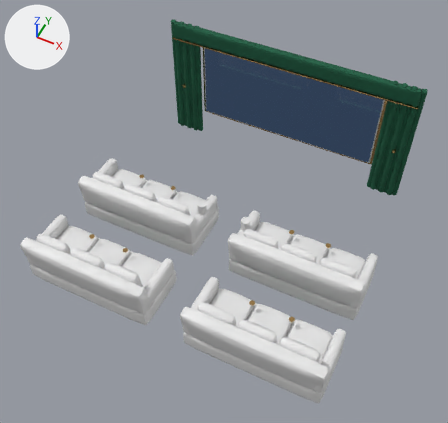
What one commit did to the glTF model Modeles/Etage/Etage09_Cinema.glb.
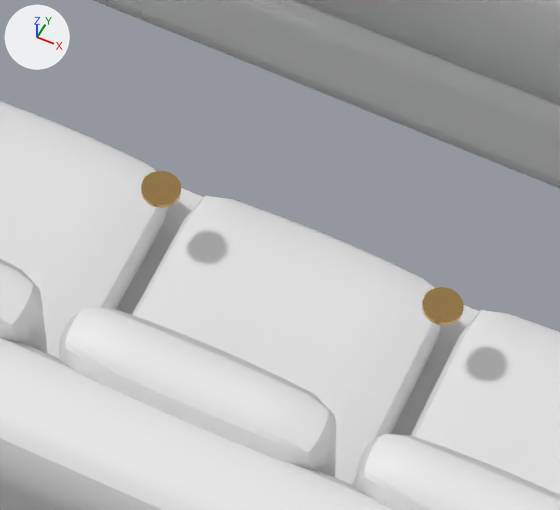
The first picture shows the older version from a 50 mm camera at (2.87, 1.13, 11.72) aimed at (0.02, 6.84, 4.59). The close-ups show the older and then the newer version on the part from 51% to 69% of the width and 65% to 82% of the height of that picture. Only the edits that show in the close-ups are written down. Arrows for +X, +Y and +Z are at upper left; the lights stay in place. Vertices at exactly the same position are counted once.

The older version as bpy lines, for what is in view:
```python
me_e09_canapecinema_2 = bpy.data.meshes.new('E09_CanapeCinema_2')
me_e09_canapecinema_2.from_pydata(...)  # 4154 vertices, 8256 faces; spans x 0.3..2.4, y 6.32..7.34, z 3.76..4.67
# faces by material slot: [3072, 4608, 192, 192, 192]
me_e09_canapecinema_2.materials.append(mat_cuircreme)  # its picture is missing
me_e09_canapecinema_2.materials.append(mat_cuircapitonnecreme)  # its picture is missing
me_e09_canapecinema_2.materials.append(mat_orchampagne)  # picture img_image_0
me_e09_canapecinema_2.materials.append(mat_laquenoire)  # its picture is missing
me_e09_canapecinema_2.materials.append(mat_neonvert)  # its picture is missing
me_e09_canapecinema_4 = bpy.data.meshes.new('E09_CanapeCinema_4')
me_e09_canapecinema_4.from_pydata(...)  # 4154 vertices, 8256 faces; spans x 0.3..2.4, y 4.87..5.89, z 3.76..4.67
# faces by material slot: [3072, 4608, 192, 192, 192]
me_e09_canapecinema_4.materials.append(mat_cuircreme)  # its picture is missing
me_e09_canapecinema_4.materials.append(mat_cuircapitonnecreme)  # its picture is missing
me_e09_canapecinema_4.materials.append(mat_orchampagne)  # picture img_image_0
me_e09_canapecinema_4.materials.append(mat_laquenoire)  # its picture is missing
me_e09_canapecinema_4.materials.append(mat_neonvert)  # its picture is missing
ob_e09_canapecinema_2 = bpy.data.objects.new('E09_CanapeCinema_2', me_e09_canapecinema_2)
ob_e09_canapecinema_2.location = (0.0, 0.0, 0.0)
ob_e09_canapecinema_4 = bpy.data.objects.new('E09_CanapeCinema_4', me_e09_canapecinema_4)
ob_e09_canapecinema_4.location = (0.0, 0.0, 0.0)
```
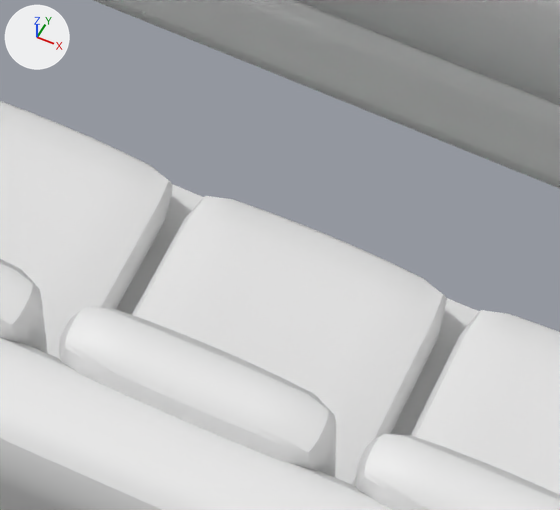
Where the change shows, as pixel boxes [x1, y1, x2, y2] in the close-ups (560 x 510 px):
part 1 of me_e09_canapecinema_4, deleted (brown): before [141, 171, 181, 208]
part 2 of me_e09_canapecinema_4, deleted (brown): before [422, 287, 464, 325]

What changed in the scene script:
```text
Change me_e09_canapecinema_4:
    used by ob_e09_canapecinema_4; location = (0.0, 0.0, 0.0)
    remove me_e09_canapecinema_4.from_pydata(...)  # 4154 vertices, 8256 faces; spans x 0.3..2.4, y 4.87..5.89, z 3.76..4.67
    add me_e09_canapecinema_4.from_pydata(...)  # 4054 vertices, 8064 faces; spans x 0.3..2.4, y 4.87..5.89, z 3.76..4.67
    me_e09_canapecinema_4 part 1: the loose piece of 50 vertices spanning x 1.01..1.09, y 5.61..5.69, z 4.36..4.37 is deleted
    me_e09_canapecinema_4 part 2: the loose piece of 50 vertices spanning x 1.61..1.69, y 5.61..5.69, z 4.36..4.37 is deleted
    remove me_e09_canapecinema_4.materials.append(mat_orchampagne)  # picture img_image_0
```
